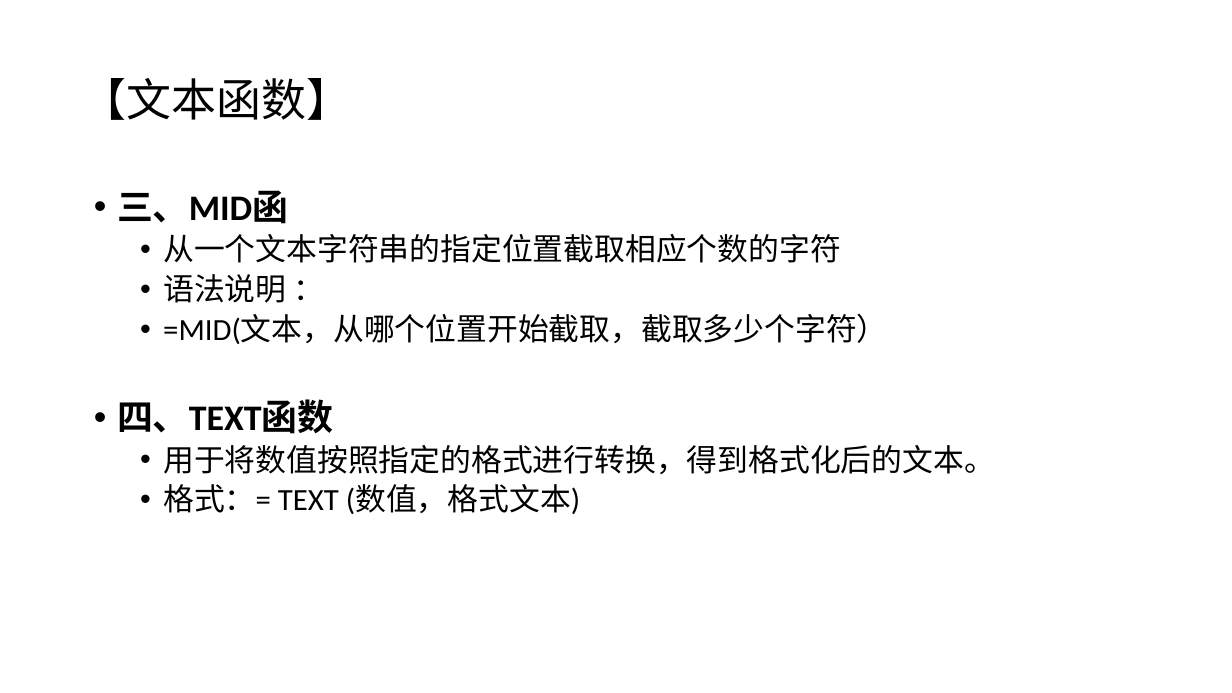
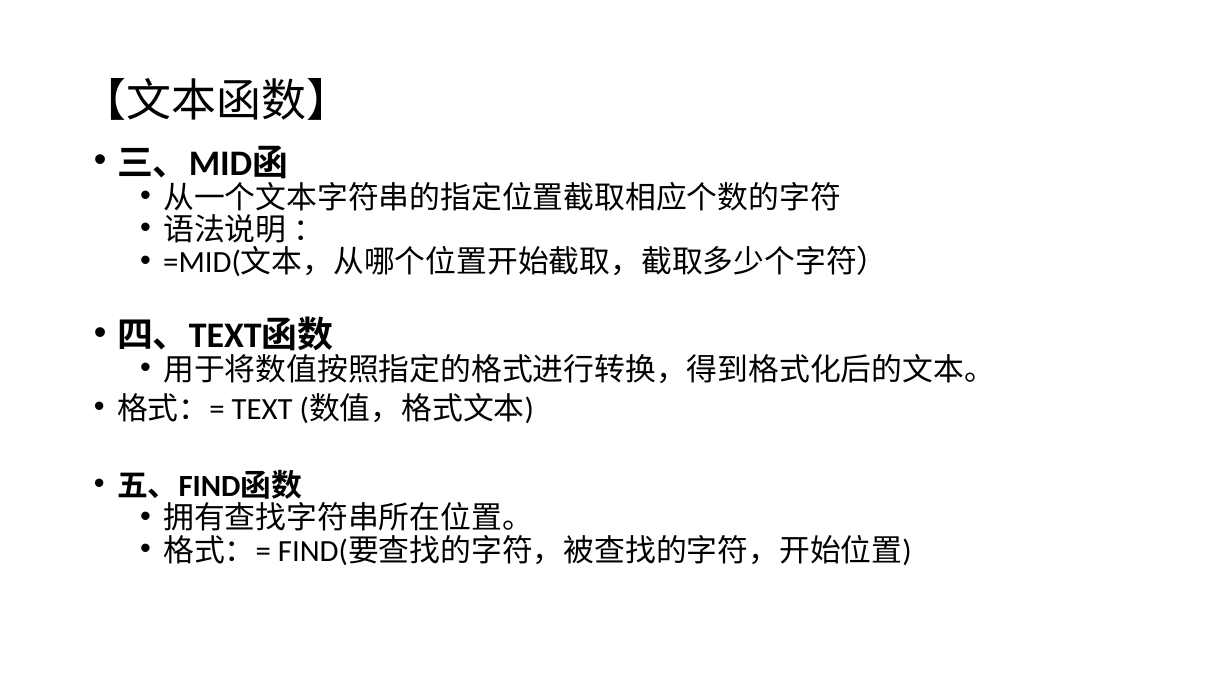
Before and after one commit to huhuiyu/ncre, a slide deck: slide 2 of wps/excel/28-文本函数LEFT、MID、TEXT/课件.pptx. Drawn at 1232x693 pixels with LibreOffice and Linux fonts; fonts in the diff are those of the drawing. Boxes give left, top, right and bottom in pixels: in the first picture for what was removed or moved away, otherwise in the second. Text is boxed around its words. In the diff, an @@ line names an element or a change of style, - is before the commit and + after.

Commit message:
添加了find函数说明

```diff
--- a/wps/excel/28-文本函数LEFT、MID、TEXT/课件.pptx
+++ b/wps/excel/28-文本函数LEFT、MID、TEXT/课件.pptx
@@ text "三、MID函": place and size @@
-text "三、MID函" at (117,190,995,514)
+text "三、MID函" at (117,145,995,565)
@@ text at (117,145,995,423): line spacing 0.9 to 0.7; indent changed; more space between paragraphs @@
@@ text at (117,469,912,565): paragraphs added @@
+  • 五、FIND函数
+  • 拥有查找字符串所在位置。
+  • 格式：= FIND(要查找的字符，被查找的字符，开始位置)
```
Also in this commit, not shown: 1 other file.
